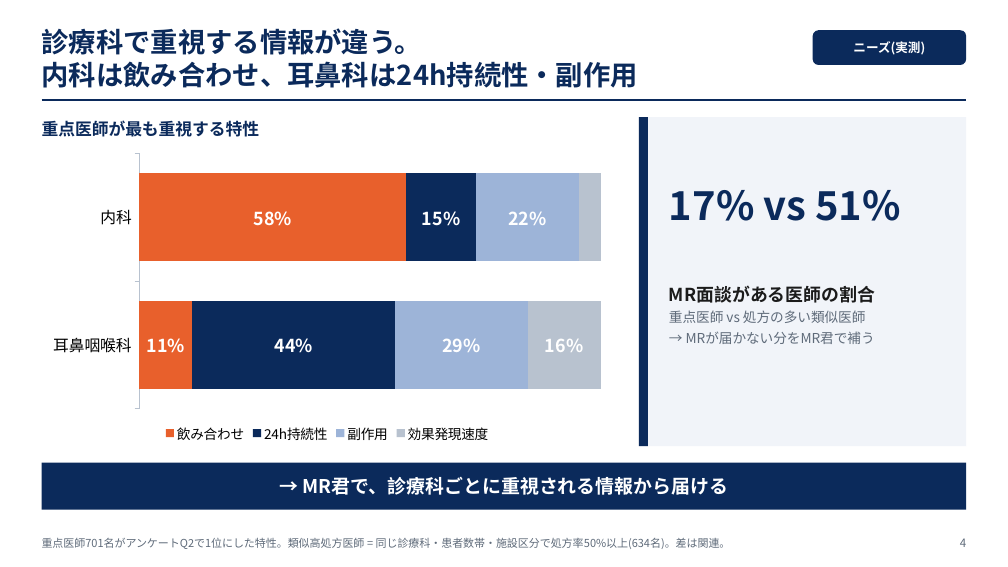
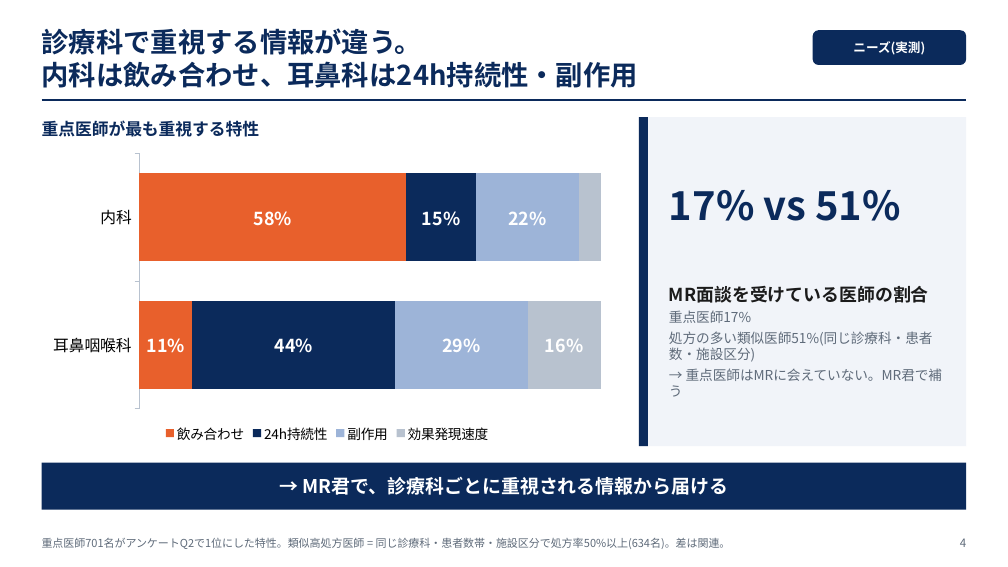
Before and after one commit to 266e202e-beep/m3, a slide deck: slide 4 of final_deliverables/v6/20261009_最終発表_v6.pptx. Drawn at 1008x567 pixels with LibreOffice and Linux fonts; fonts in the diff are those of the drawing. Boxes give left, top, right and bottom in pixels: in the first picture for what was removed or moved away, otherwise in the second. Text is boxed around its words. In the diff, an @@ line names an element or a change of style, - is before the commit and + after.

```diff
--- a/final_deliverables/v6/20261009_最終発表_v6.pptx
+++ b/final_deliverables/v6/20261009_最終発表_v6.pptx
@@ text at [669,286,943,381]: text changed @@
-MR面談がある医師の割合
-重点医師 vs 処方の多い類似医師
-→ MRが届かない分をMR君で補う
+MR面談を受けている医師の割合
+重点医師17%
+処方の多い類似医師51%(同じ診療科・患者数・施設区分)
+→ 重点医師はMRに会えていない。MR君で補う
```
Also in this commit, not shown: 1 other slide changed.
